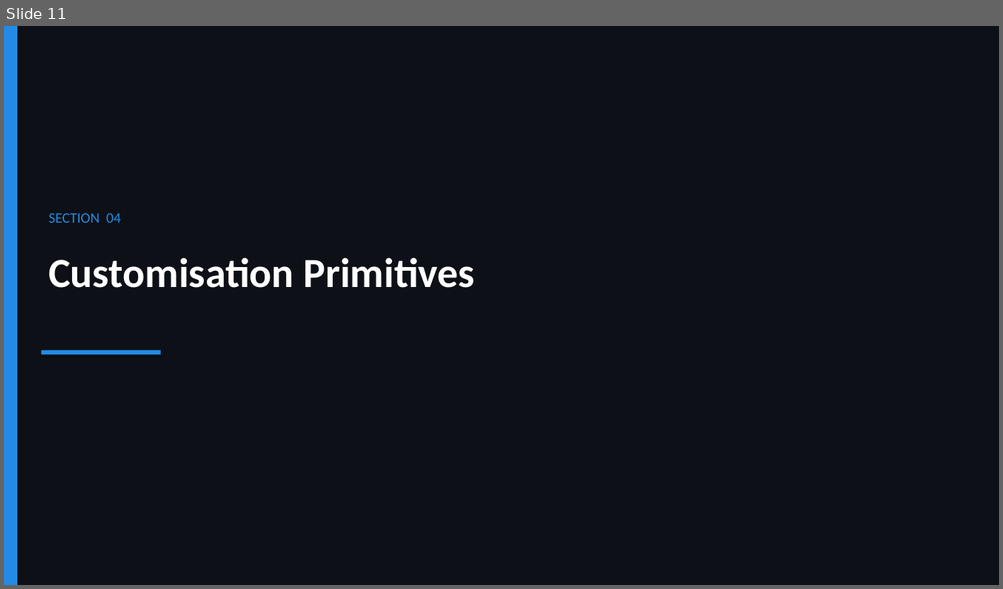
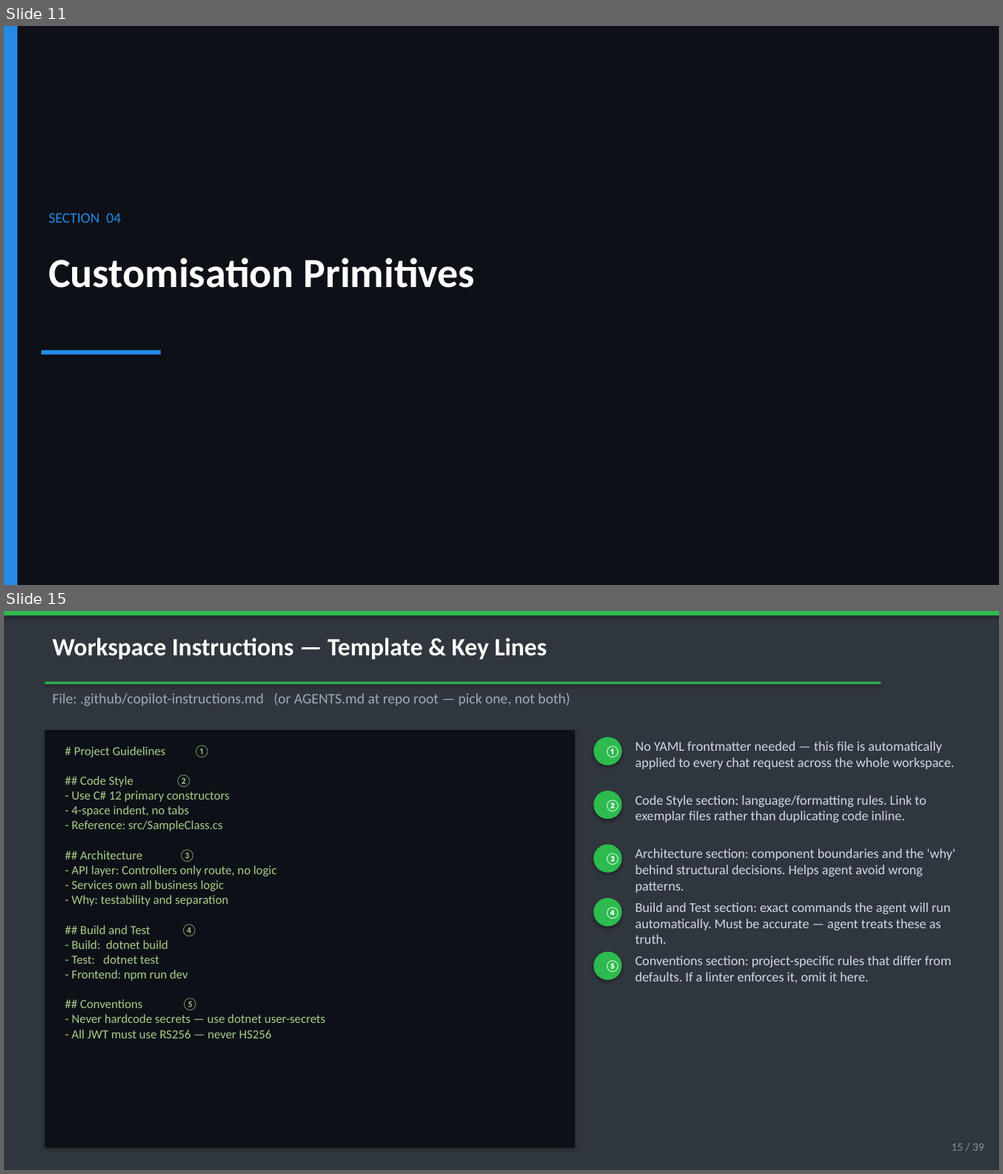
Before and after one commit to cyberkoolman/ghcp-poc-auth, a slide deck: docs/ghcp-getting-started.pptx. Shown one above the other, each under a label of ours: slide 11 before the commit, slides 11 and 15 after it; the slides between them are not shown. The pictures are 1003x589 and 1003x1174 pixels, drawn with LibreOffice and Linux fonts; fonts in the diff are those of the drawing. Boxes give left, top, right and bottom in pixels: in the first picture for what was removed or moved away, otherwise in the second. Text is boxed around its words. In the diff, an @@ line names an element or a change of style, - is before the commit and + after.

```diff
--- a/docs/ghcp-getting-started.pptx
+++ b/docs/ghcp-getting-started.pptx
@@ slide 15 added at box(4, 611, 999, 1170), background #30363D @@
@@ rectangle added at box(4, 611, 999, 615), fill #2DBA4E @@
@@ text added at box(52, 638, 547, 660), 24 pt, text #FFFFFF, bold @@
+Workspace Instructions — Template & Key Lines
@@ rectangle added at box(45, 682, 881, 684), fill #2DBA4E @@
@@ text added at box(52, 693, 569, 706), 14 pt, text #A0AAB4 @@
+File: .github/copilot-instructions.md (or AGENTS.md at repo root — pick one, not both)
@@ rectangle added at box(45, 730, 575, 1148), fill #0D1117 @@
@@ ellipse added at box(594, 737, 622, 766), fill #2DBA4E, 11 pt, text #FFFFFF, bold @@
+①
@@ text added at box(635, 741, 953, 769), 13 pt, text #D0D8E4 @@
+No YAML frontmatter needed — this file is automatically applied to every chat request across the whole workspace.
@@ text added at box(71, 745, 325, 1039), 12 pt, text #A8CC88 @@
+# Project Guidelines ①
+## Code Style ②
+- Use C# 12 primary constructors
+- 4-space indent, no tabs
+- Reference: src/SampleClass.cs
+## Architecture ③
+- API layer: Controllers only route, no logic
+- Services own all business logic
+- Why: testability and separation
+## Build and Test ④
+- Build: dotnet build
+- Test: dotnet test
+- Frontend: npm run dev
+## Conventions ⑤
+- Never hardcode secrets — use dotnet user-secrets
+- All JWT must use RS256 — never HS256
@@ ellipse added at box(594, 791, 622, 819), fill #2DBA4E, 11 pt, text #FFFFFF, bold @@
+②
@@ text added at box(635, 795, 926, 823), 13 pt, text #D0D8E4 @@
+Code Style section: language/formatting rules. Link to exemplar files rather than duplicating code inline.
@@ ellipse added at box(594, 845, 622, 873), fill #2DBA4E, 11 pt, text #FFFFFF, bold @@
+③
@@ text added at box(635, 849, 955, 893), 13 pt, text #D0D8E4 @@
+Architecture section: component boundaries and the 'why' behind structural decisions. Helps agent avoid wrong patterns.
@@ ellipse added at box(594, 898, 622, 926), fill #2DBA4E, 11 pt, text #FFFFFF, bold @@
+④
@@ text added at box(635, 903, 950, 944), 13 pt, text #D0D8E4 @@
+Build and Test section: exact commands the agent will run automatically. Must be accurate — agent treats these as truth.
@@ ellipse added at box(594, 952, 622, 980), fill #2DBA4E, 11 pt, text #FFFFFF, bold @@
+⑤
@@ text added at box(635, 956, 951, 983), 13 pt, text #D0D8E4 @@
+Conventions section: project-specific rules that differ from defaults. If a linter enforces it, omit it here.
@@ text added at box(951, 1144, 984, 1151), 11 pt, text #88929A @@
+15 / 39
```
Also in this commit, not shown: 14 slides changed, 19 other slides added, 1 other file.
